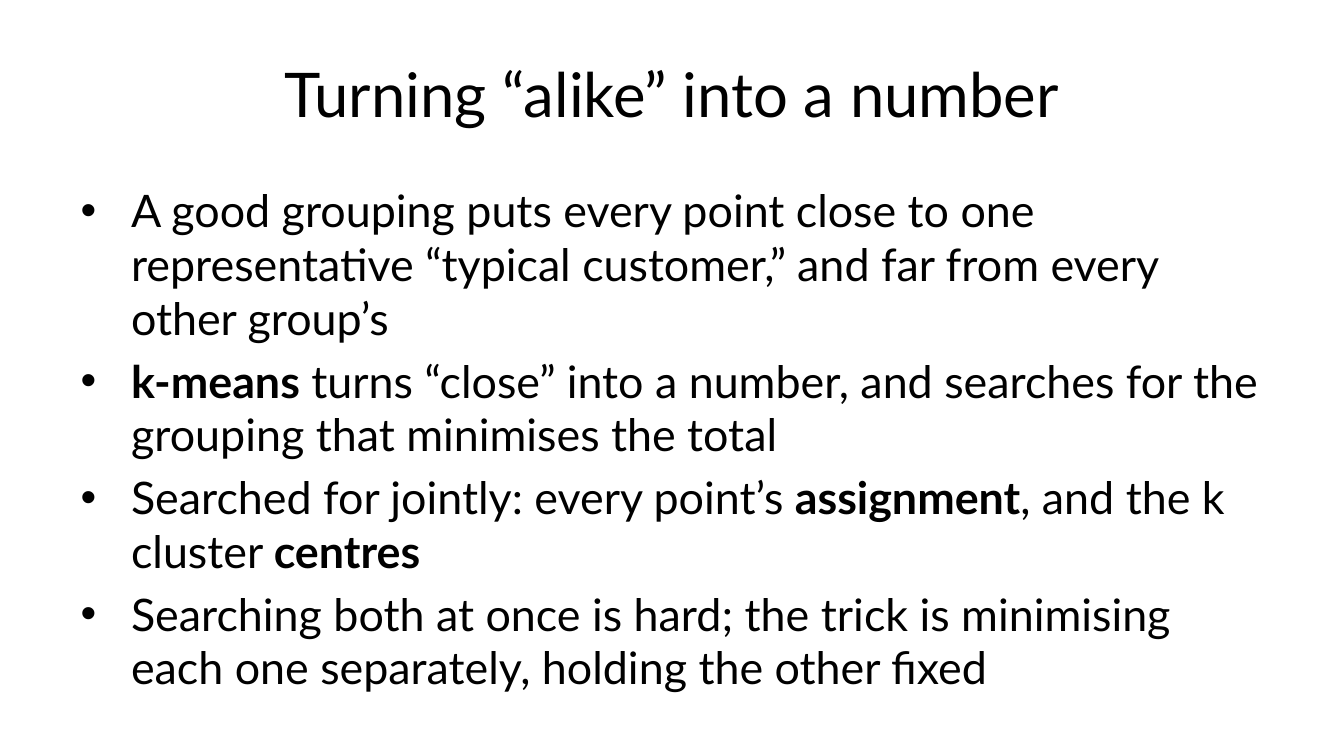
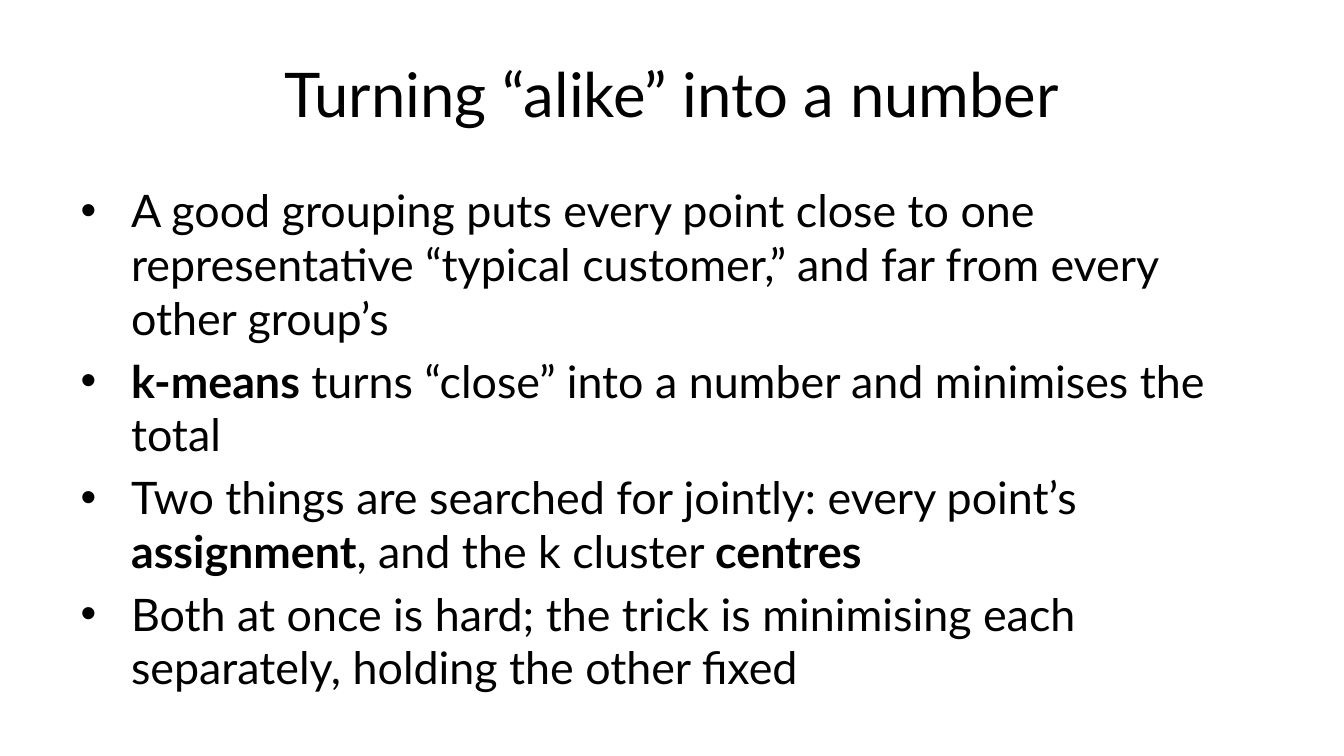
Before and after one commit to fabioantonini/technologies-for-artificial-intelligence, a slide deck: slide 8 of Lessons/08_unsupervised_learning/Slides/unsupervised_learning_slides.pptx. Drawn at 1344x756 pixels with LibreOffice and Linux fonts; fonts in the diff are those of the drawing; background and template pictures are left out. Boxes give left, top, right and bottom in pixels: in the first picture for what was removed or moved away, otherwise in the second. Text is boxed around its words. In the diff, an @@ line names an element or a change of style, - is before the commit and + after.

```diff
--- a/Lessons/08_unsupervised_learning/Slides/unsupervised_learning_slides.pptx
+++ b/Lessons/08_unsupervised_learning/Slides/unsupervised_learning_slides.pptx
@@ text at [131, 364, 1205, 693]: text changed @@
-• k-means turns “close” into a number, and searches for the grouping that minimises the total
-• Searched for jointly: every point’s assignment, and the k cluster centres
-• Searching both at once is hard; the trick is minimising each one separately, holding the other fixed
+• k-means turns “close” into a number and minimises the total
+• Two things are searched for jointly: every point’s assignment, and the k cluster centres
+• Both at once is hard; the trick is minimising each separately, holding the other fixed
```
Also in this commit, not shown: 6 other slides changed, 12 other files.
